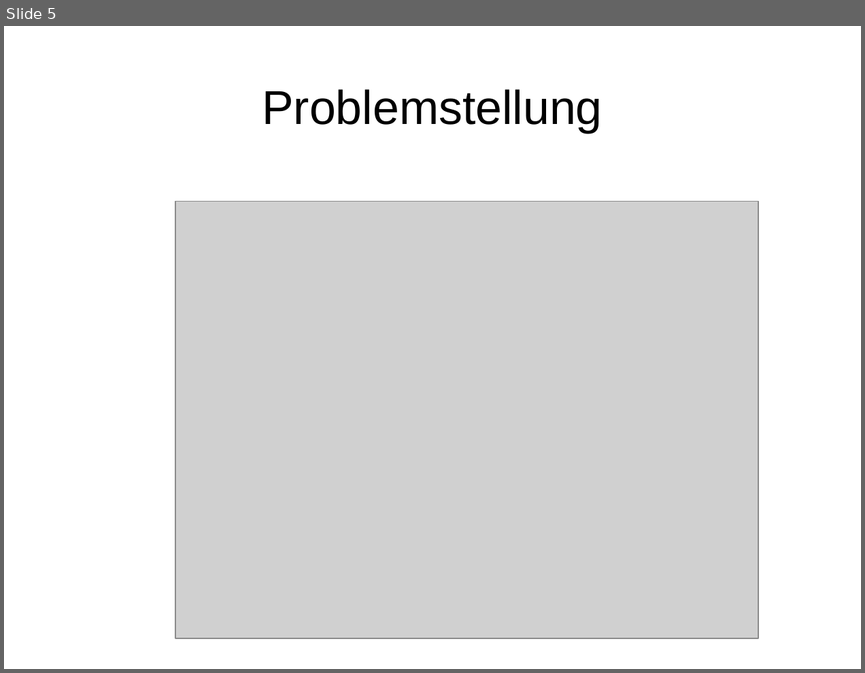
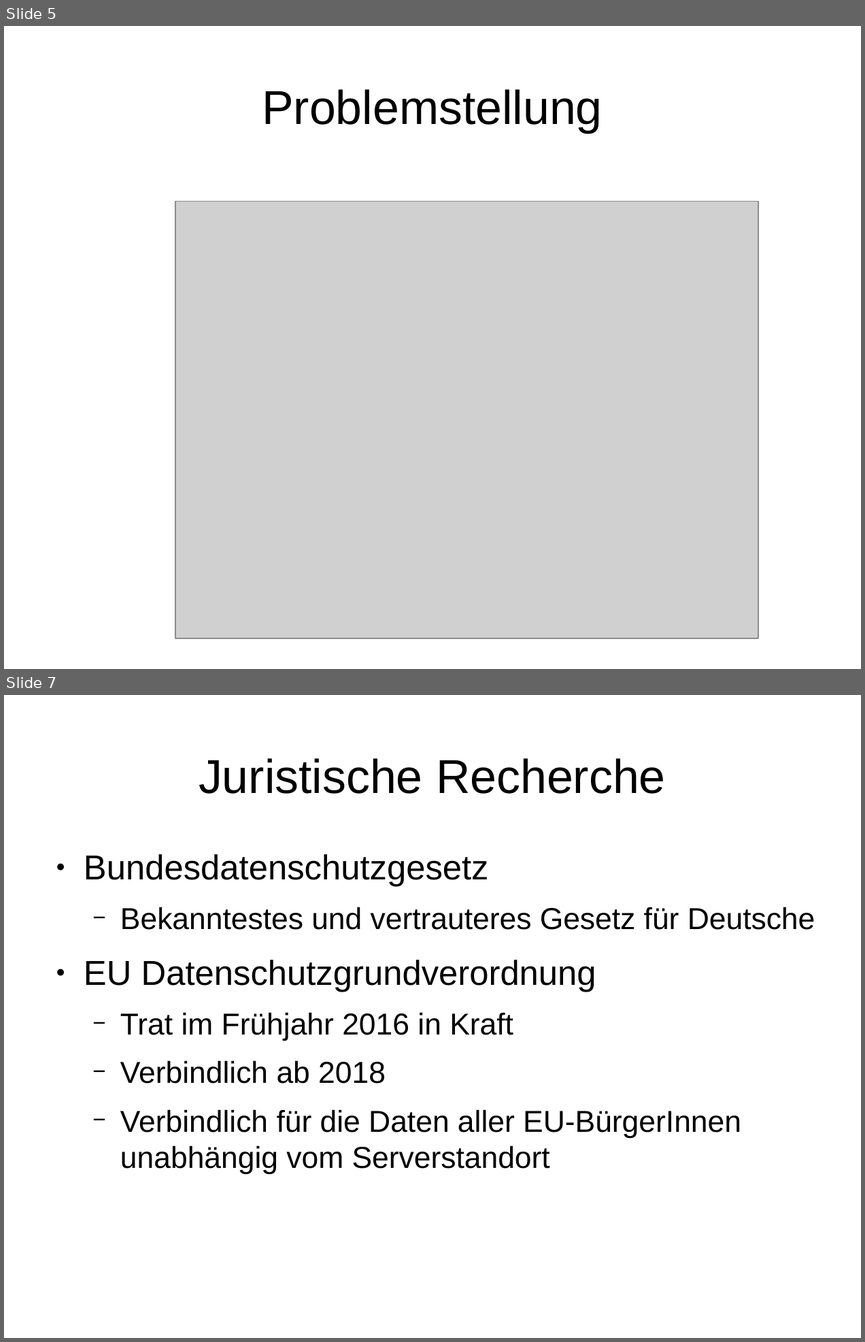
Before and after one commit to iiot-stud/qteam2016, a slide deck: presentation.odp. Shown one above the other, each under a label of ours: slide 5 before the commit, slides 5 and 7 after it; the slides between them are not shown. The pictures are 865x673 and 865x1342 pixels, drawn with LibreOffice and Linux fonts; fonts in the diff are those of the drawing; grey boxes stand for pictures. Boxes give left, top, right and bottom in pixels: in the first picture for what was removed or moved away, otherwise in the second. Text is boxed around its words. In the diff, an @@ line names an element or a change of style, - is before the commit and + after.

```diff
--- a/presentation.odp
+++ b/presentation.odp
@@ slide 7 added at box(4, 695, 861, 1338), background #FFFFFF @@
@@ title added at box(198, 758, 666, 794), 44 pt, text #000000 @@
+Juristische Recherche
@@ text added at box(84, 854, 815, 1174), 28 pt, text #000000 @@
+● Bundesdatenschutzgesetz
+  − Bekanntestes und vertrauteres Gesetz für Deutsche
+● EU Datenschutzgrundverordnung
+  − Trat im Frühjahr 2016 in Kraft
+  − Verbindlich ab 2018
+  − Verbindlich für die Daten aller EU-BürgerInnen unabhängig vom Serverstandort
```
Also in this commit, not shown: 1 slide changed, 3 other slides added, 2 slides removed, 1 other file.
